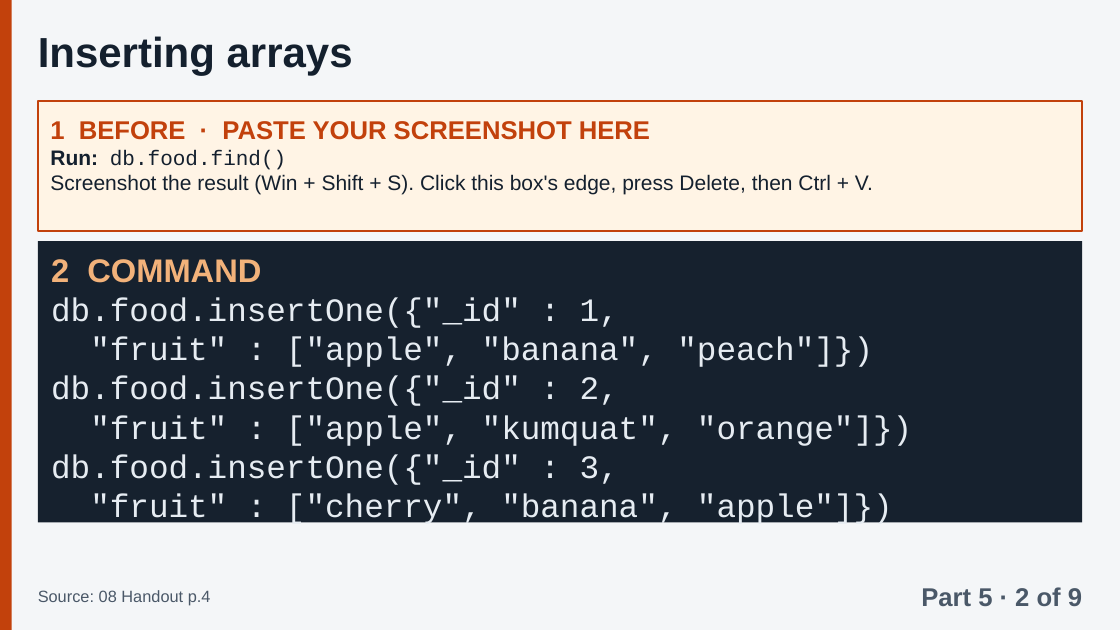
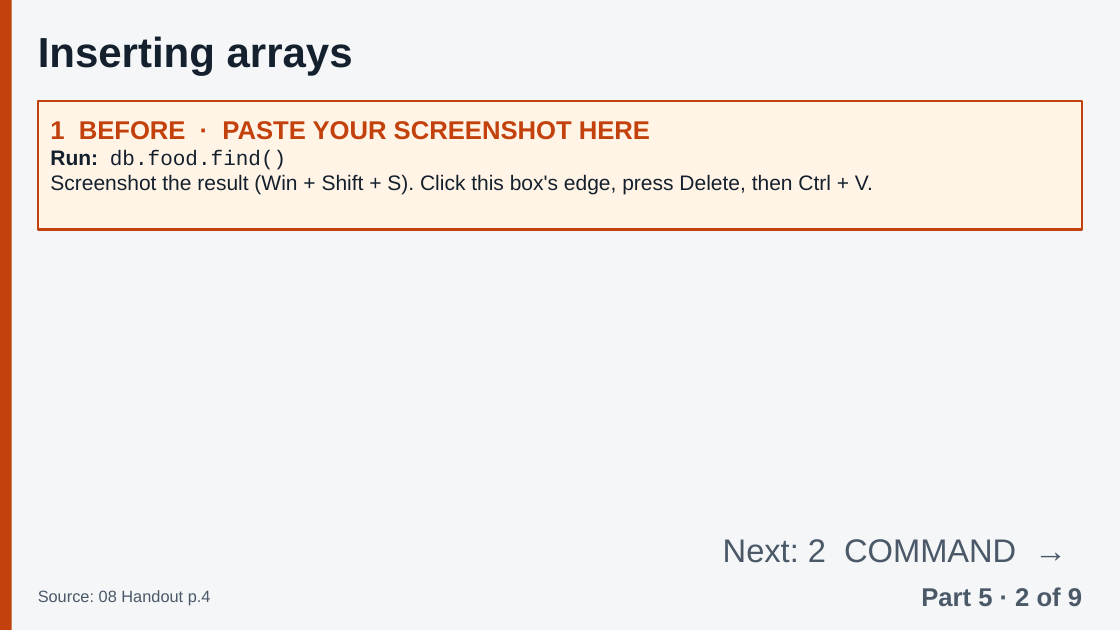
Before and after one commit to Tiredicey/ADBS, a slide deck: slide 61 of 02_GROUP_DECK/ADBS_GROUP_DECK.pptx. Drawn at 1120x630 pixels with LibreOffice and Linux fonts; fonts in the diff are those of the drawing. Boxes give left, top, right and bottom in pixels: in the first picture for what was removed or moved away, otherwise in the second. Text is boxed around its words. In the diff, an @@ line names an element or a change of style, - is before the commit and + after.

Commit message:
Exact 32 pt line pitch (no overflow in any app), balanced slide splits, 'Next' cue, tables fill the space

```diff
--- a/02_GROUP_DECK/ADBS_GROUP_DECK.pptx
+++ b/02_GROUP_DECK/ADBS_GROUP_DECK.pptx
@@ rectangle removed at [38,241,1082,523] @@
@@ text removed at [51,259,912,526] @@
-2 COMMAND
-db.food.insertOne({"_id" : 1,
-"fruit" : ["apple", "banana", "peach"]})
-db.food.insertOne({"_id" : 2,
-"fruit" : ["apple", "kumquat", "orange"]})
-db.food.insertOne({"_id" : 3,
-"fruit" : ["cherry", "banana", "apple"]})
@@ text added at [723,539,1016,563], 28 pt, text #4A5868 @@
+Next: 2 COMMAND →
```
Also in this commit, not shown: 51 other slides changed, 2 other files.
